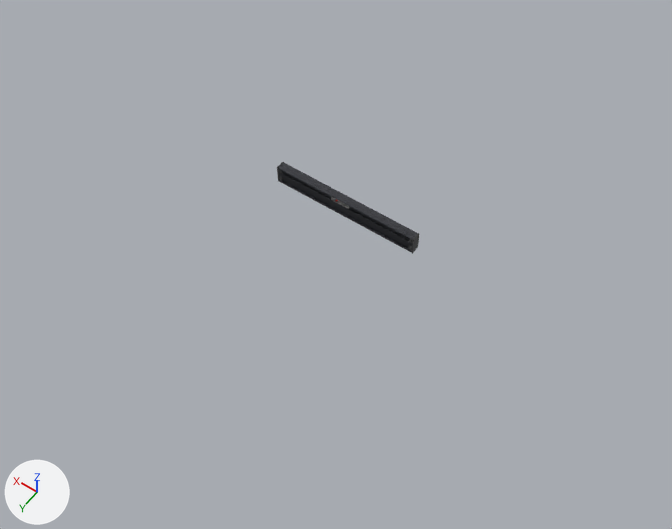
Two versions of the glTF model assets/models/decor/decorC1.glb, one commit apart.
Camera for both pictures: a 50 mm lens placed at (-2.02, 2.93, 4.0), pointed at (-0.1, 0.24, -0.21). Lighting does not change. The marker at lower left points along +X, +Y and +Z. Where no turn or scale is listed for an object, it has been applied to the vertices.

The first picture shows 'housing', 'left end cap'.
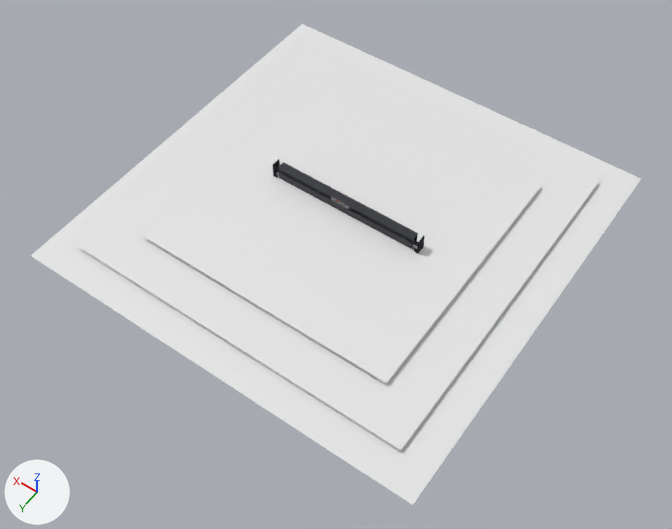
Pixel boxes (x1, y1, x2, y2) of what changed, in the pictures (672 x 529 px):
'Plane', added: after (143, 78, 541, 383)
'Plane.002', added: after (79, 46, 599, 450)
'Plane.001', added: after (31, 24, 641, 505)
'left end cap', moved: before (409, 233, 419, 254); after (414, 236, 425, 254)
'Right end cap', moved: before (277, 162, 283, 181); after (272, 159, 280, 178)
'somethin', moved (not visible before): after (273, 161, 279, 173)

The change, as a list of edits to the scene's bpy script:
```text
Add me_plane_002:
    me_plane_002.from_pydata([(-1.08, -1.08, 0.0), (1.08, -1.08, 0.0), (-1.08, 1.08, 0.0), (1.08, 1.08, 0.0)], [], [(0, 1, 3), (0, 3, 2)])
Add me_plane_001:
    me_plane_001.from_pydata([(-1.27, -1.27, 0.0), (1.27, -1.27, 0.0), (-1.27, 1.27, 0.0), (1.27, 1.27, 0.0)], [], [(0, 1, 3), (0, 3, 2)])
Add me_plane:
    me_plane.from_pydata([(-0.82, -0.82, 0.0), (0.82, -0.82, 0.0), (-0.82, 0.82, 0.0), (0.82, 0.82, 0.0)], [], [(0, 1, 3), (0, 3, 2)])
Change ob_right_end_cap:
    ob_right_end_cap.location: (-0.63, 0.0, 0.0) -> (-0.596, 0.0, 0.0)
Change ob_somethin:
    ob_somethin.location: (-0.63, 0.0, 0.0) -> (-0.596, 0.0, 0.0)
Change ob_screw_003:
    ob_screw_003.location: (0.461, 0.0307, -0.034) -> (109.1, -3.395, -3.075)
    ob_screw_003.scale: (0.01, 0.01, 0.01) -> (1.0, 1.0, 1.0)
Change ob_screw_001:
    add ob_screw_001.parent = ob_left_end_cap
    ob_screw_001.location: (-0.461, 0.0307, 0.041) -> (109.1, 4.1, -3.075)
    ob_screw_001.rotation_euler: (-1.571, -1.318, 0.0) -> (0.0, 0.0, -1.318)  # degrees (-90, -76, 0) -> degrees (0, 0, -76)
    ob_screw_001.scale: (0.01, 0.01, 0.01) -> (-1.0, -1.0, -1.0)
Change ob_screw_002:
    ob_screw_002.location: (0.461, 0.0307, 0.041) -> (109.1, 4.1, -3.075)
    ob_screw_002.scale: (0.01, 0.01, 0.01) -> (1.0, 1.0, 1.0)
Change ob_screw:
    ob_screw.location: (-0.461, 0.0307, -0.034) -> (109.1, -3.395, -3.075)
    ob_screw.rotation_euler: (-1.571, -0.34, 0.0) -> (0.0, 0.0, -0.34)  # degrees (-90, -19, 0) -> degrees (0, 0, -19)
    ob_screw.scale: (0.01, 0.01, 0.01) -> (-1.0, -1.0, -1.0)
Change ob_left_end_cap:
    ob_left_end_cap.location: (0.63, 0.0, 0.0) -> (0.596, 0.0, 0.0)
Add ob_wfr_1_004:
    ob_wfr_1_004 = bpy.data.objects.new('wfr 1.004', me_body1_029)
    ob_wfr_1_004.location = (-0.405, -0.012, 0.0)
    ob_wfr_1_004.rotation_euler = (-1.571, 1.571, 0.0)  # degrees (-90, 90, 0)
    ob_wfr_1_004.scale = (0.01, 0.01, 0.01)
Add ob_plane_002:
    ob_plane_002 = bpy.data.objects.new('Plane.002', me_plane_002)
    ob_plane_002.location = (0.0, 0.0, -0.063)
Add ob_plane_001:
    ob_plane_001 = bpy.data.objects.new('Plane.001', me_plane_001)
    ob_plane_001.location = (0.0, 0.0, -0.086)
Add ob_plane:
    ob_plane = bpy.data.objects.new('Plane', me_plane)
    ob_plane.location = (0.0, 0.0, -0.037)
```
